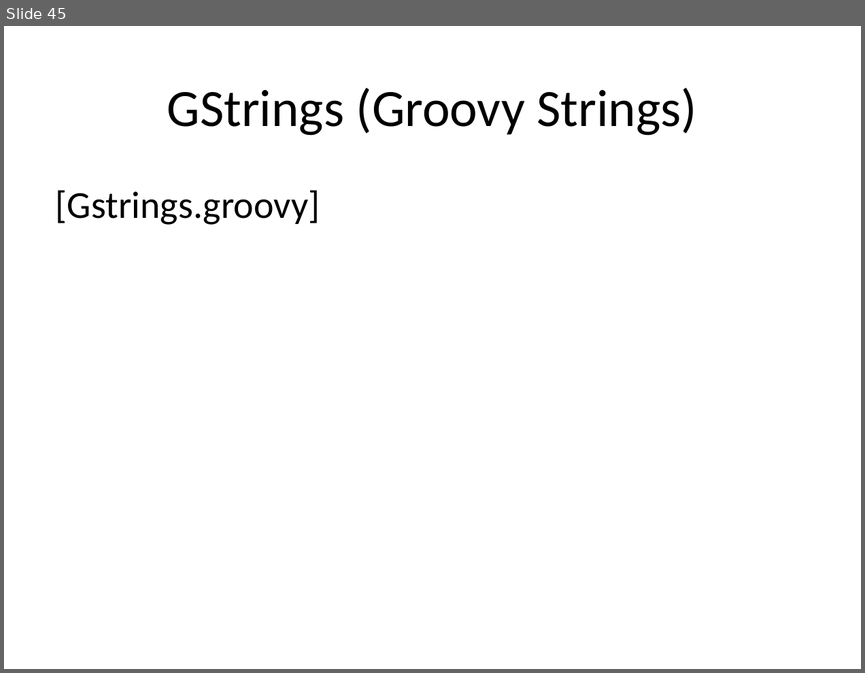
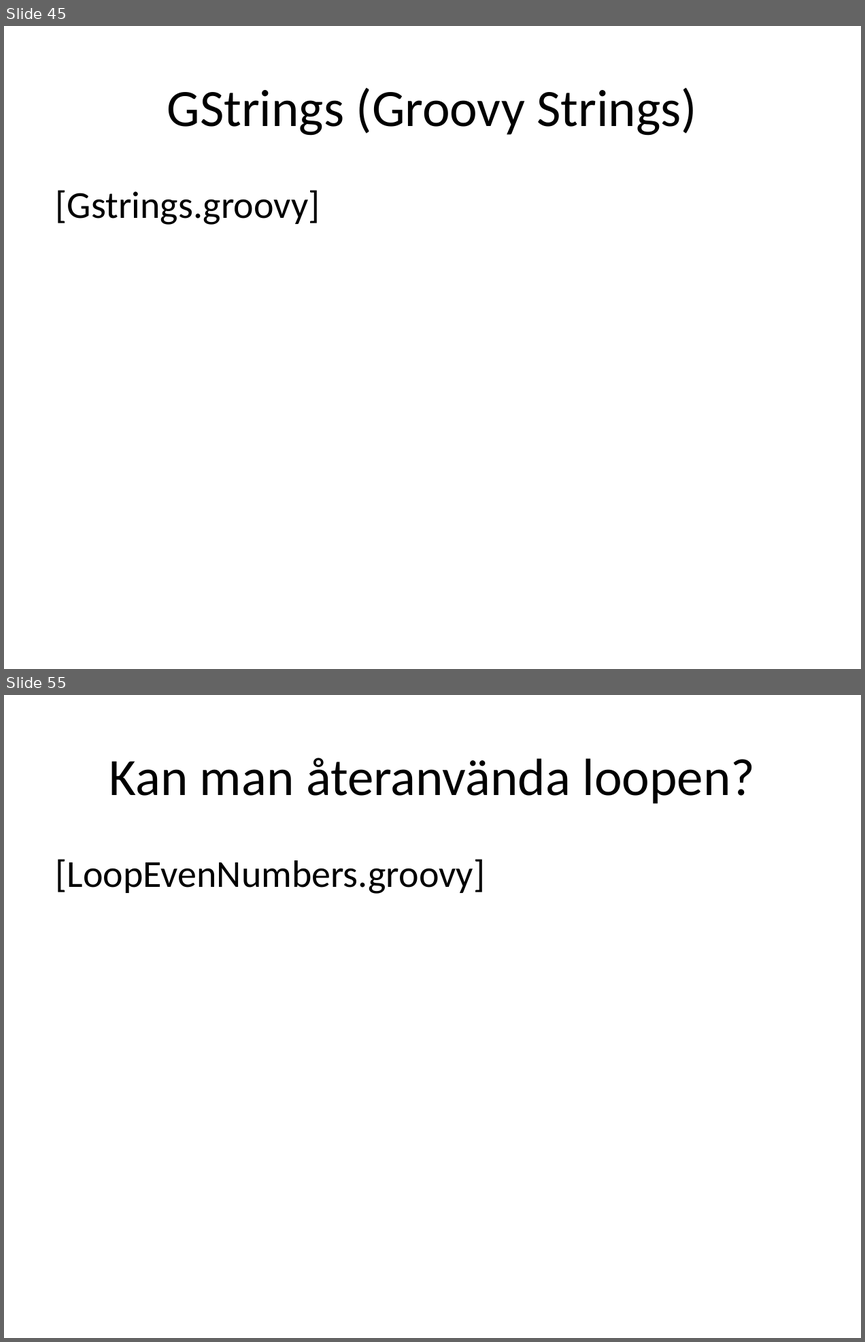
Before and after one commit to me97esn/groovyseminarium, a slide deck: groovyseminarie/dokument/groovyseminarium_source.pptx. Shown one above the other, each under a label of ours: slide 45 before the commit, slides 45 and 55 after it; the slides between them are not shown. The pictures are 865x673 and 865x1342 pixels, drawn with LibreOffice and Linux fonts; fonts in the diff are those of the drawing. Boxes give left, top, right and bottom in pixels: in the first picture for what was removed or moved away, otherwise in the second. Text is boxed around its words. In the diff, an @@ line names an element or a change of style, - is before the commit and + after.

Commit message:
lagt till Closure-klasser i groovy o java

```diff
--- a/groovyseminarie/dokument/groovyseminarium_source.pptx
+++ b/groovyseminarie/dokument/groovyseminarium_source.pptx
@@ slide 55 added at [4, 695, 861, 1338], background #FFFFFF @@
@@ title added at [109, 758, 755, 804], 44 pt, text #000000 @@
+Kan man återanvända loopen?
@@ text added at [56, 859, 485, 894], 32 pt, text #000000 @@
+[LoopEvenNumbers.groovy]
```
Also in this commit, not shown: 10 other slides added, 10 other files.
